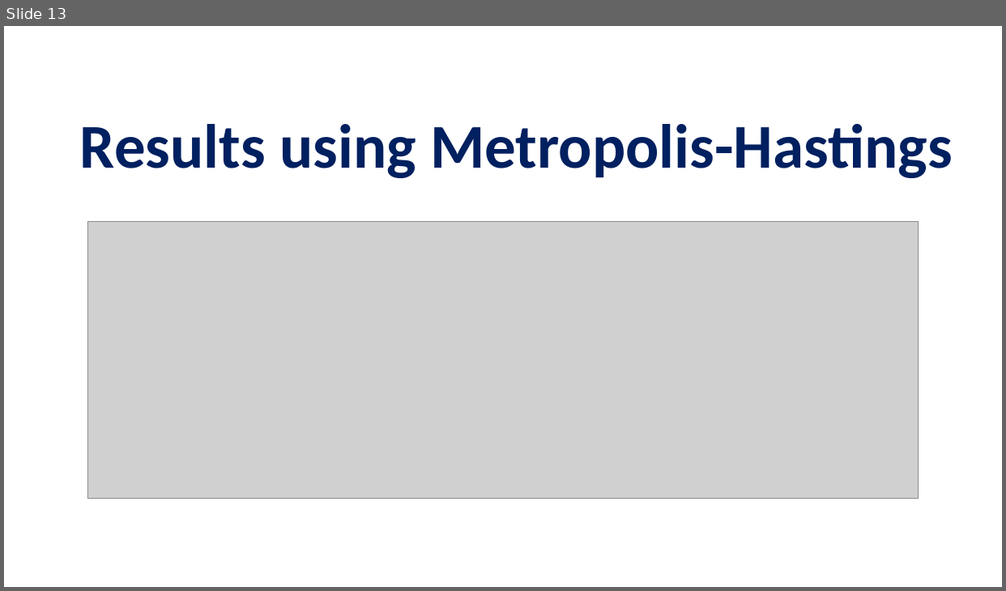
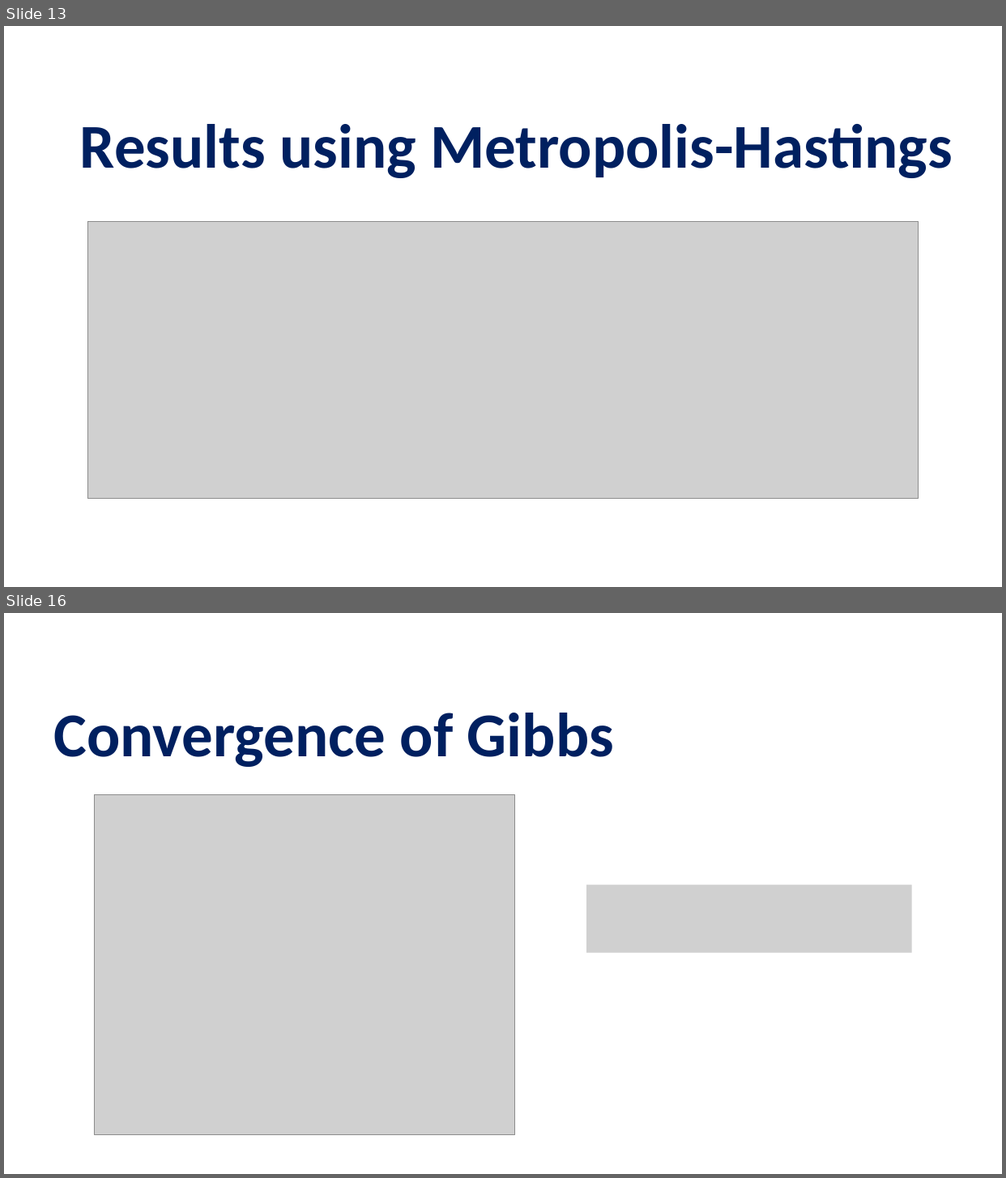
Before and after one commit to pettepiero/Ising-image-denoising, a slide deck: pml.pptm. Shown one above the other, each under a label of ours: slide 13 before the commit, slides 13 and 16 after it; the slides between them are not shown. The pictures are 1006x591 and 1006x1178 pixels, drawn with LibreOffice and Linux fonts; fonts in the diff are those of the drawing; grey boxes stand for pictures. Boxes give left, top, right and bottom in pixels: in the first picture for what was removed or moved away, otherwise in the second. Text is boxed around its words. In the diff, an @@ line names an element or a change of style, - is before the commit and + after.

```diff
--- a/pml.pptm
+++ b/pml.pptm
@@ slide 16 added at bbox=[4, 613, 1002, 1174], background #FFFFFF @@
@@ title added at bbox=[54, 713, 614, 767], 60 pt, text #002060, bold @@
+Convergence of Gibbs
@@ picture added at bbox=[95, 794, 515, 1135] @@
@@ picture added at bbox=[586, 884, 911, 953] @@
```
Also in this commit, not shown: 2 slides changed, 2 other slides added.
